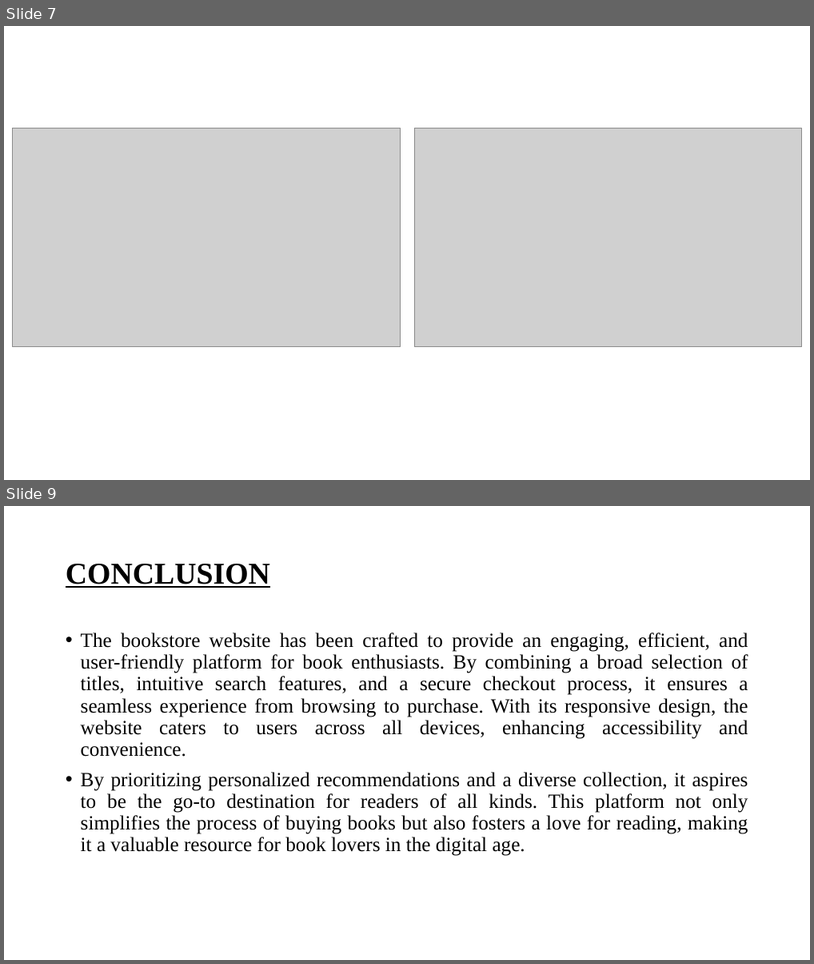
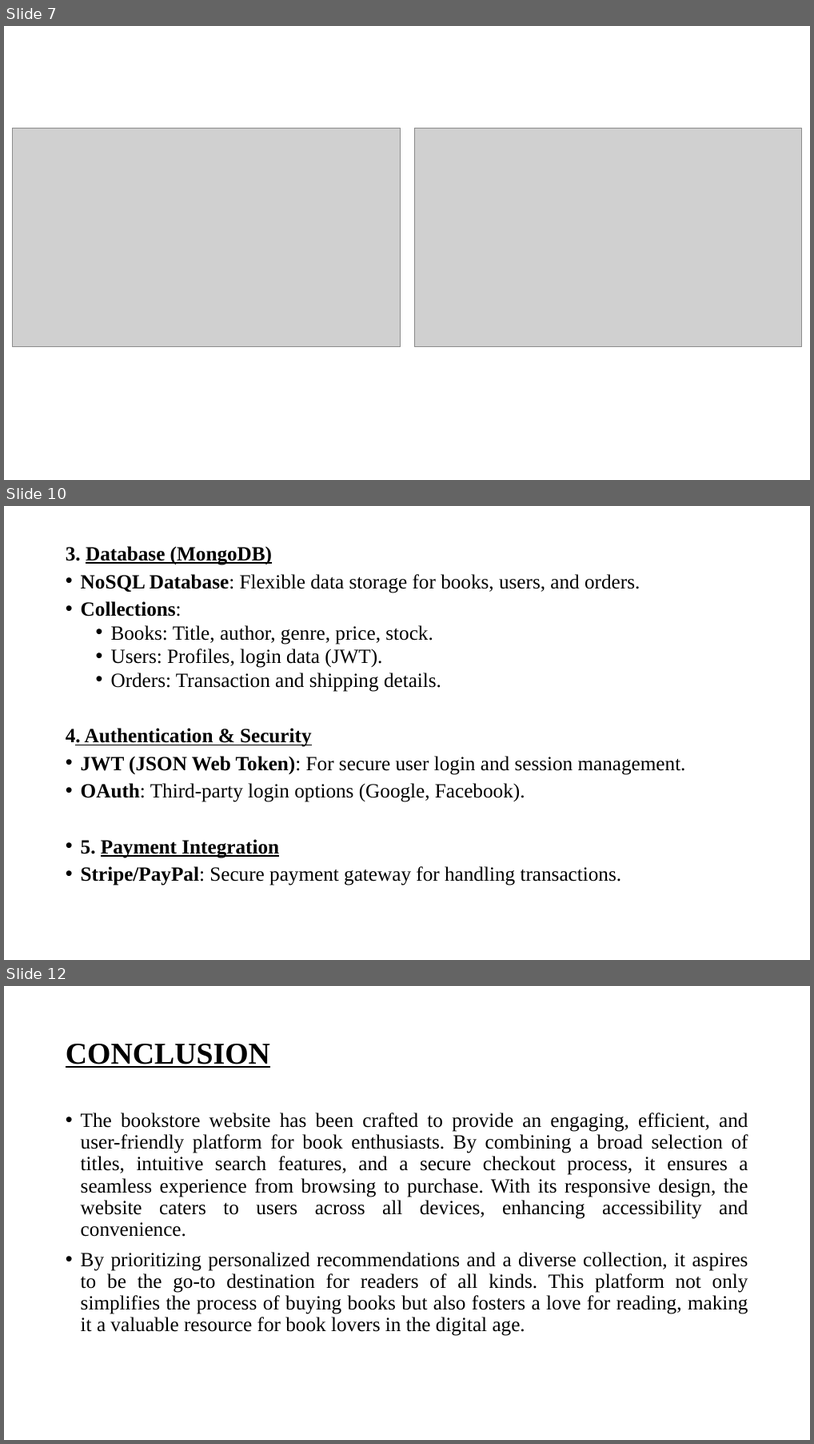
Before and after one commit to HarshithaGurumurthy/MongoDB_MERNstack, a slide deck: BOOK STORE APPLICATION USING MERN STACK.pptx. Shown one above the other, each under a label of ours: slides 7 and 9 before the commit, slides 7, 10 and 12 after it; the slides between them are not shown. The pictures are 814x964 and 814x1444 pixels, drawn with LibreOffice and Linux fonts; fonts in the diff are those of the drawing; grey boxes stand for pictures. Boxes give left, top, right and bottom in pixels: in the first picture for what was removed or moved away, otherwise in the second. Text is boxed around its words. In the diff, an @@ line names an element or a change of style, - is before the commit and + after.

```diff
--- a/BOOK STORE APPLICATION USING MERN STACK.pptx
+++ b/BOOK STORE APPLICATION USING MERN STACK.pptx
@@ slide 10 added at bbox=[4, 506, 810, 960], background #FFFFFF @@
@@ text added at bbox=[66, 546, 686, 885], 24 pt, text #000000 @@
+3. Database (MongoDB)
+• NoSQL Database: Flexible data storage for books, users, and orders.
+• Collections:
+  • Books: Title, author, genre, price, stock.
+  • Users: Profiles, login data (JWT).
+  • Orders: Transaction and shipping details.
+4. Authentication & Security
+• JWT (JSON Web Token): For secure user login and session management.
+• OAuth: Third-party login options (Google, Facebook).
+• 5. Payment Integration
+• Stripe/PayPal: Secure payment gateway for handling transactions.
@@ what was slide 9 is now slide 12 @@
```
Also in this commit, not shown: 1 slide changed, 2 other slides added.
